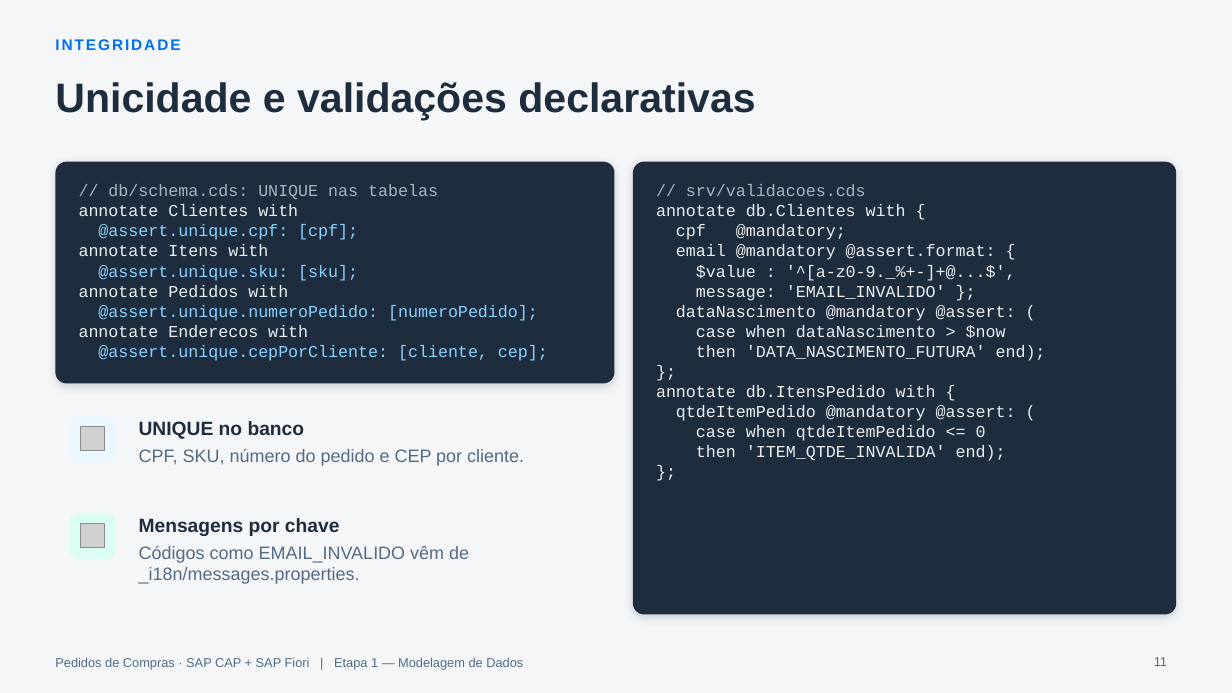
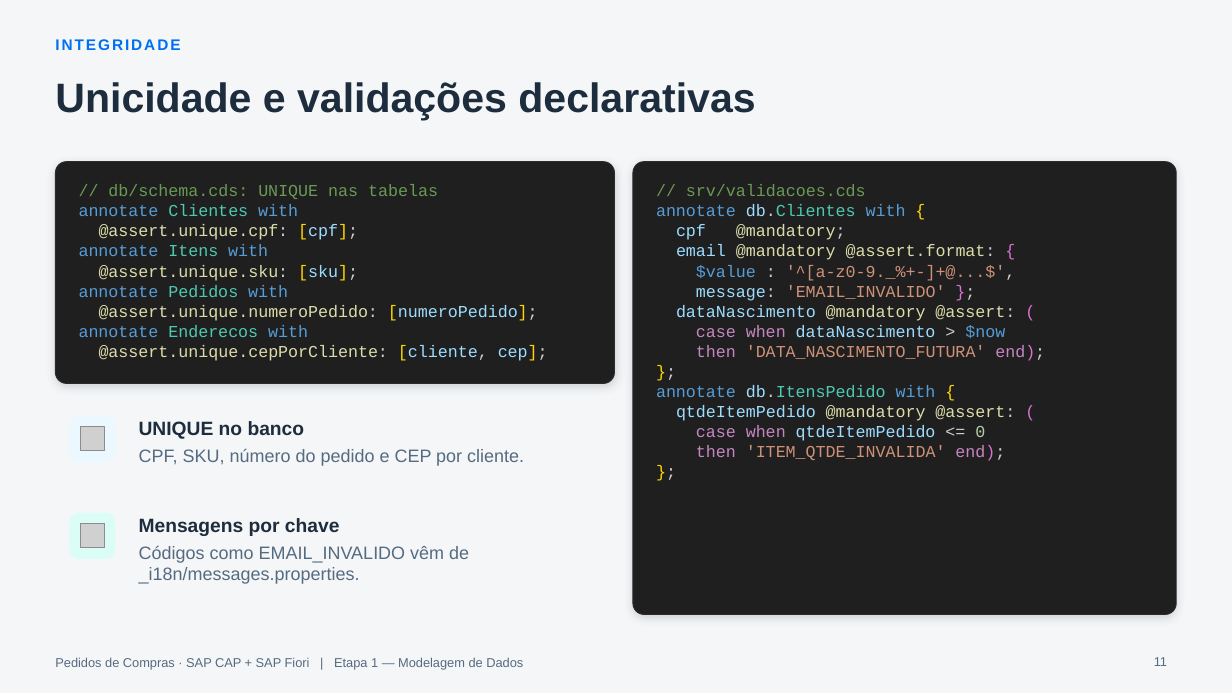
Before and after one commit to AdrianoBispo/sap-cap-nodejs-pedidos-de-compras-app, a slide deck: slide 11 of docs/apresentacoes/01-modelagem-de-dados.pptx. Drawn at 1232x693 pixels with LibreOffice and Linux fonts; fonts in the diff are those of the drawing; grey boxes stand for pictures. Boxes give left, top, right and bottom in pixels: in the first picture for what was removed or moved away, otherwise in the second. Text is boxed around its words. In the diff, an @@ line names an element or a change of style, - is before the commit and + after.

```diff
--- a/docs/apresentacoes/01-modelagem-de-dados.pptx
+++ b/docs/apresentacoes/01-modelagem-de-dados.pptx
@@ rounded rectangle at <box>55,162,615,384</box>: fill #1D2D3E to #1F1F1F; outline none to #2B2B2B 0.75 pt @@
@@ rounded rectangle at <box>633,162,1177,615</box>: fill #1D2D3E to #1F1F1F; outline none to #2B2B2B 0.75 pt @@
@@ text "// db/schema.cds: UNIQUE nas tabelas" at <box>79,184,548,361</box>: text colour #A9B4BE to #6A9955 in "// db/schema.cds: UNIQUE nas tabelas"; text colour #EAECEE to #569CD6 in "annotate with", "annotate with", "annotate with", "annotate with"; text colour #EAECEE to #4EC9B0 in "Clientes", "Itens", "Pedidos", "Enderecos"; text colour #89D1FF to #DCDCAA in "@assert.unique.cpf:", "@assert.unique.sku:", "@assert.unique.numeroPedido:", "@assert.unique.cepPorCliente:"; text colour #89D1FF to #CCCCCC in "@assert.unique.cpf: [cpf];", "@assert.unique.sku: [sku];", "@assert.unique.numeroPedido: [numeroPedido];", "@assert.unique.cepPorCliente: [cliente, cep];"; text colour #89D1FF to #FFD700, text colour #89D1FF to #9CDCFE in "[cpf];", "[sku];", "[numeroPedido];", "[cliente, cep];" @@
@@ text "// srv/validacoes.cds" at <box>656,184,1045,461</box>: text colour #A9B4BE to #6A9955 in "// srv/validacoes.cds"; text colour #EAECEE to #569CD6 in "annotate with", "$value", "$now", "annotate with"; text colour #EAECEE to #9CDCFE in "db.Clientes", "cpf", "email", "message:" and 5 more places; text colour #EAECEE to #CCCCCC in "db.Clientes", "@mandatory;", "@assert.format:", ": '^[a-z0-9._%+-]+@...$'," and 10 more places; text colour #EAECEE to #4EC9B0 in "db.Clientes", "db.ItensPedido"; text colour #EAECEE to #FFD700 in "{", "};", "{", "};"; text colour #EAECEE to #DCDCAA in "@mandatory;", "@mandatory @assert.format:", "@mandatory @assert:", "@mandatory @assert:"; text colour #EAECEE to #DA70D6 in "{", "};", "(", "end);" and 2 more places; text colour #EAECEE to #CE9178 in "'^[a-z0-9._%+-]+@...$',", "'EMAIL_INVALIDO'", "'DATA_NASCIMENTO_FUTURA'", "'ITEM_QTDE_INVALIDA'"; text colour #EAECEE to #C586C0 in "case when", "then end);", "case when", "then end);"; text colour #EAECEE to #B5CEA8 in "0" @@
```
Also in this commit, not shown: 6 other slides changed, 5 other files.
